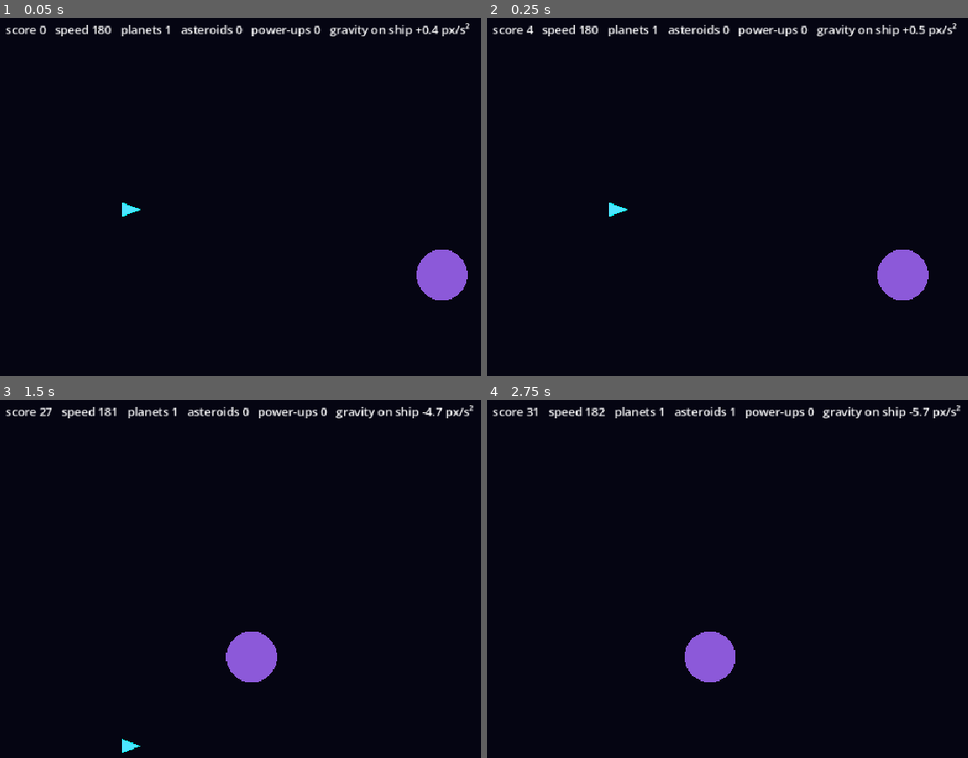
Above: before the commit, frames 1-4 (two rows, left to right).
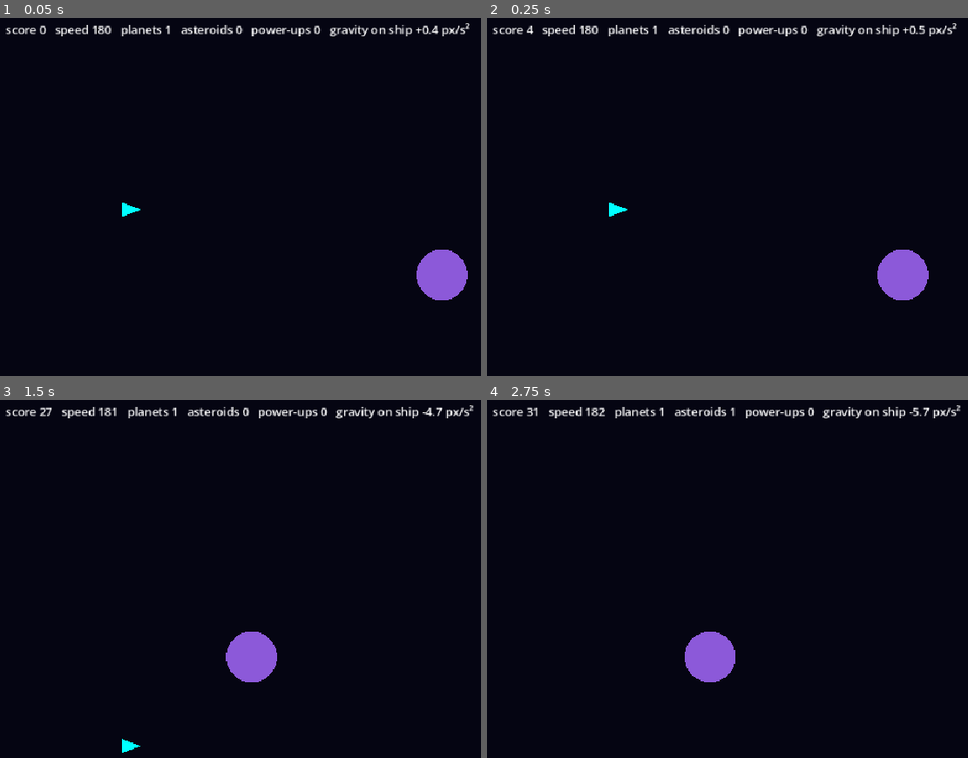
Above: after the commit, the same moments.

Repository: EzaanSaeed/OrbitBreaker
Game: Godot game, scene res://scenes/main.tscn
Two runs of this game, one before a commit and one after it. Both use one fixed random seed, a clock stepped at 60 frames per second and the inputs below.
Inputs (mouse positions are in pixels of both pictures, inside the frame that each line leads up to):
- Up to frame 1 (0.05 s): no input
- Up to frame 2 (0.25 s): no input
- Up to frame 3 (1.5 s): move the mouse to (outside the picture) at 0.52 s; hold S (thrust_down) from 0.53 s (still down); tap I at 0.6, 1.35 s; click (outside the picture) at 0.67 s; move the mouse to (206, 611) at 1.27 s
- Up to frame 4 (2.75 s): keep holding S (thrust_down); tap Enter at 2 s; move the mouse to (905, 503) at 2.02 s; tap I at 2.1 s

The runs differ from the first frame. In frame 1, less than 0.1% of the frame differs, in the area x 25-29%, y 51-56%; in frame 2, less than 0.1%; in frame 3, less than 0.1%; in frame 4, nothing differs.

Commit message:
feat: use Developer B's player scene in main
Replace the placeholder Player node (script + hitbox + triangle) in
main.tscn with an instance of scenes/player.tscn at (180, 270). The
GameController `player` export keeps pointing at "Player".

Co-Authored-By: Claude Opus 5.5 <noreply@anthropic.com>

Diff:
--- a/scenes/main.tscn
+++ b/scenes/main.tscn
@@ -3,10 +3,7 @@
 [ext_resource type="Script" uid="uid://kowef8cxp3g8" path="res://scripts/game_controller.gd" id="1_tbgi4"]
 [ext_resource type="Script" uid="uid://h4qrra7j4a5u" path="res://scripts/world.gd" id="2_tefeu"]
 [ext_resource type="PackedScene" path="res://scenes/planet.tscn" id="3_o6xl0"]
-[ext_resource type="Script" uid="uid://by0affbomwukq" path="res://scripts/player.gd" id="5_85g3d"]
-
-[sub_resource type="CircleShape2D" id="CircleShape2D_choun"]
-radius = 12.0
+[ext_resource type="PackedScene" uid="uid://chwteiu1ea47r" path="res://scenes/player.tscn" id="5_85g3d"]
 
 [node name="Main" type="Node2D" unique_id=1538353141 node_paths=PackedStringArray("world", "player", "debug_label")]
 script = ExtResource("1_tbgi4")
@@ -21,16 +18,8 @@
 [node name="TestPlanet" parent="World" unique_id=759353032 instance=ExtResource("3_o6xl0")]
 position = Vector2(620, 360)
 
-[node name="Player" type="Area2D" parent="." unique_id=488482243]
+[node name="Player" parent="." unique_id=488482243 instance=ExtResource("5_85g3d")]
 position = Vector2(180, 270)
-script = ExtResource("5_85g3d")
-
-[node name="CollisionShape2D" type="CollisionShape2D" parent="Player" unique_id=285675620]
-shape = SubResource("CircleShape2D_choun")
-
-[node name="Ship" type="Polygon2D" parent="Player" unique_id=1487983402]
-color = Color(0.3, 0.9, 1, 1)
-polygon = PackedVector2Array(14, 0, -10, -9, -10, 9)
 
 [node name="DebugLabel" type="Label" parent="." unique_id=1203309656]
 offset_left = 10.0
Not shown, changed: docs/domain-model.md
